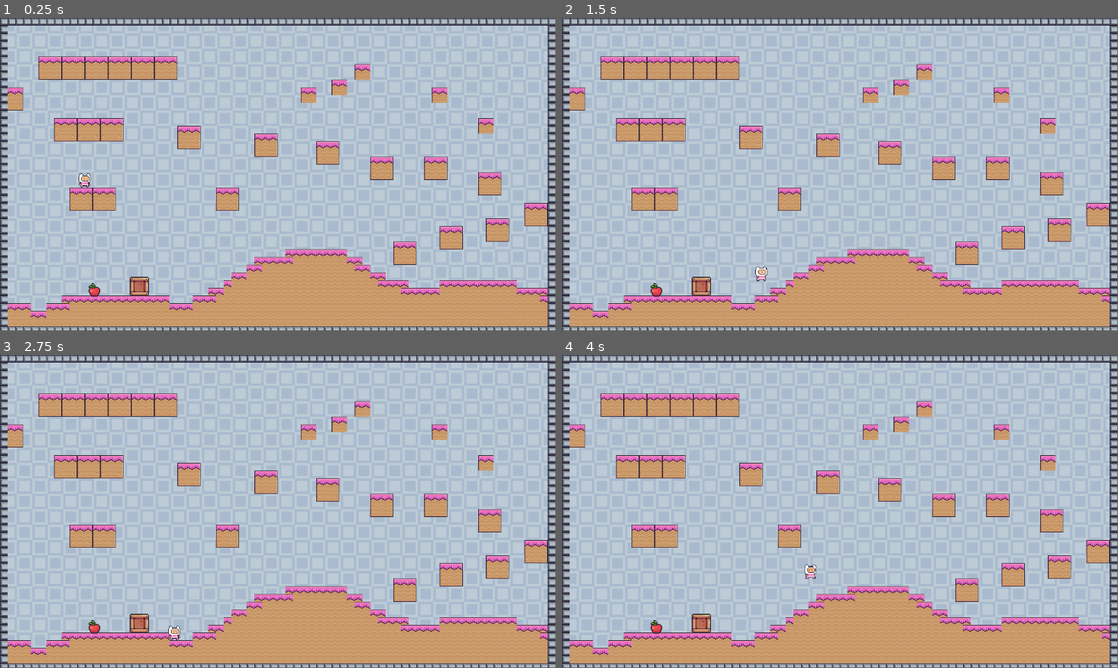
Above: before the commit, frames 1-4 (two rows, left to right).
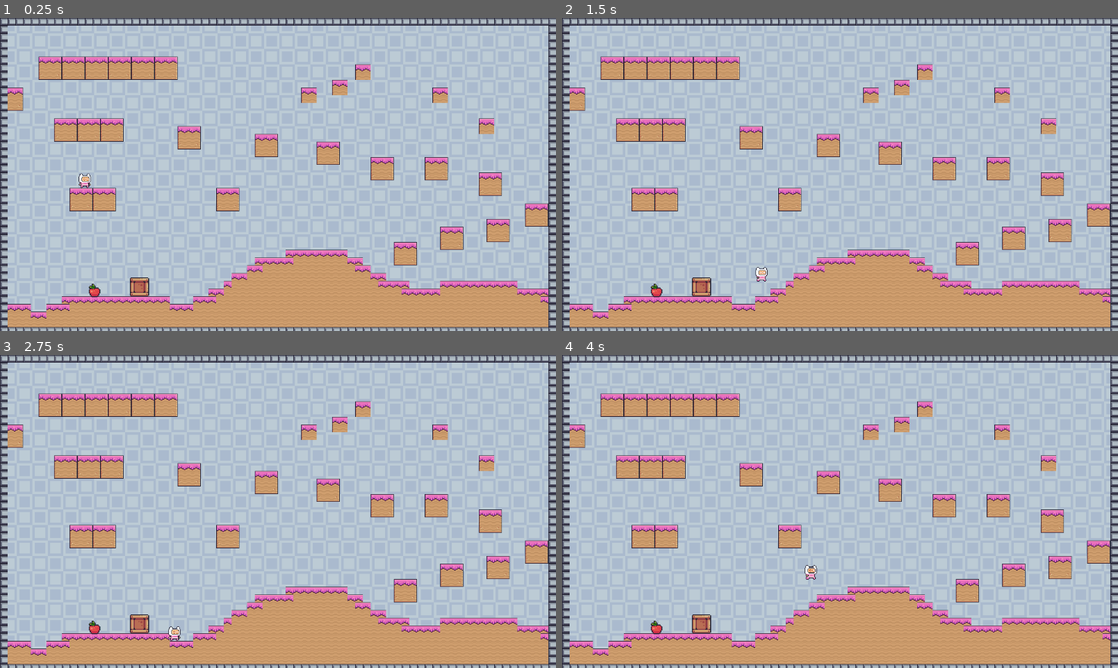
Above: after the commit, the same moments.

Repository: queer-frogs/undercooked
Game: Godot game, scene res://node.tscn
Same seed, same stepped clock (60 frames per second), same inputs: the game is played once before the commit and once after it.
Inputs:
- Up to frame 1 (0.25 s): no input
- Up to frame 2 (1.5 s): tap Enter at 0.5 s; hold Right (right) from 0.53 s (still down); tap E (interact) at 0.6, 1.35 s; tap Space (jump) at 0.77 s
- Up to frame 3 (2.75 s): tap Space (jump) at 1.52 s; release Right (right) at 2.03 s; hold Left (left) from 2.03 s (still down); tap E (interact) at 2.1 s
- Up to frame 4 (4 s): release Left (left) at 2.78 s; hold Right (right) from 2.78 s (still down); tap E (interact) at 2.85, 3.6 s; tap Space (jump) at 3.02, 3.77 s
In our replay, the window is 799x449 before the commit and 800x450 after it. These sizes can differ from the game's own. Grey fills any space a smaller window leaves; there, only what the larger window draws over its background counts as a difference.

The runs differ from the first frame. In frame 1, 5.6% of the frame differs, in the area x 0-100%, y 0-100%; in frame 2, 5.7%; in frame 3, 5.6%; in frame 4, 5.6%.

Commit message:
pick up and drop

Diff:
--- /dev/null
+++ b/Apple.gd
@@ -0,0 +1,38 @@
+extends RigidBody2D
+
+var picked = false
+var player = null
+var just_dropped = false
+
+# Called when the node enters the scene tree for the first time.
+func _ready():
+	pass # Replace with function body.
+
+
+# Called every frame. 'delta' is the elapsed time since the previous frame.
+func _process(delta):
+	if picked == true:
+		self.position = get_node("../CharacterBody2D/PickUpMarker").global_position
+	elif just_dropped:
+		$CollisionShape2D.disabled = false
+		$PickArea/CollisionShape2D.disabled = false
+		apply_central_impulse(Vector2(100,0))
+		just_dropped = false
+
+func _input(event):
+	if Input.is_action_just_pressed("interact"):
+		if picked:
+			# drop
+			picked = false
+			player = null
+			just_dropped = true
+		else:
+			# pick
+			var bodies = $PickArea.get_overlapping_bodies()
+			for body in bodies:
+				if body.name == "CharacterBody2D":
+					player = body
+			if player != null and player.can_pick:
+				picked = true
+				$CollisionShape2D.disabled = true
+				$PickArea/CollisionShape2D.disabled = true
--- /dev/null
+++ b/CaissePomme.gd
@@ -0,0 +1,11 @@
+extends RigidBody2D
+
+
+# Called when the node enters the scene tree for the first time.
+func _ready():
+	pass # Replace with function body.
+
+
+# Called every frame. 'delta' is the elapsed time since the previous frame.
+func _process(delta):
+	pass
--- a/main_character.gd
+++ b/main_character.gd
@@ -7,6 +7,7 @@
 
 # Get the gravity from the project settings to be synced with RigidBody nodes.
 var gravity = ProjectSettings.get_setting("physics/2d/default_gravity")
+var can_pick = true 	# can the player pick and item ?
 
 
 func _physics_process(delta):
--- a/main_character.tscn
+++ b/main_character.tscn
@@ -1,4 +1,3 @@
-
 [gd_scene load_steps=31 format=3 uid="uid://bpykeyknnfm0b"]
 
 [ext_resource type="Texture2D" uid="uid://dagkmdo0gm8j5" path="res://Jump (32x32).png" id="1_3e518"]
@@ -207,3 +206,7 @@
 [node name="CollisionShape2D" type="CollisionShape2D" parent="."]
 position = Vector2(176, 342)
 shape = SubResource("RectangleShape2D_wcmes")
+
+[node name="PickUpMarker" type="Marker2D" parent="."]
+position = Vector2(176, 298)
+rotation = -0.0156681
--- a/node.tscn
+++ b/node.tscn
@@ -1,10 +1,12 @@
-[gd_scene load_steps=28 format=3 uid="uid://byx12llv7aqv1"]
+[gd_scene load_steps=31 format=3 uid="uid://byx12llv7aqv1"]
 
 [ext_resource type="Texture2D" uid="uid://ct4g2y2krmr1c" path="res://Blue.png" id="1_5xulf"]
 [ext_resource type="Texture2D" uid="uid://v06exrj5qf7g" path="res://Terrain (16x16).png" id="2_rmpv8"]
-[ext_resource type="PackedScene" uid="uid://bwrs5le1lotcw" path="res://main_character.tscn" id="3_2jxds"]
+[ext_resource type="PackedScene" uid="uid://bpykeyknnfm0b" path="res://main_character.tscn" id="3_2jxds"]
+[ext_resource type="Script" path="res://CaissePomme.gd" id="4_2m450"]
 [ext_resource type="Texture2D" uid="uid://bmw40u13l6dwp" path="res://assets_temporaires/Items/Fruits/Apple.png" id="4_45shc"]
 [ext_resource type="Texture2D" uid="uid://1ifrr7so20dj" path="res://assets_temporaires/Items/Boxes/Box1/Idle.png" id="4_ymlea"]
+[ext_resource type="Script" path="res://Apple.gd" id="6_5m86r"]
 
 [sub_resource type="TileSetAtlasSource" id="TileSetAtlasSource_dbib4"]
 texture = ExtResource("2_rmpv8")
@@ -595,6 +597,9 @@
 "speed": 10.0
 }]
 
+[sub_resource type="CircleShape2D" id="CircleShape2D_e0d4r"]
+radius = 10.0499
+
 [node name="Node" type="Node"]
 
 [node name="TextureRect" type="TextureRect" parent="."]
@@ -602,7 +607,7 @@
 anchor_right = 1.005
 anchor_bottom = 1.015
 offset_left = 3.0
-offset_right = -4.76001
+offset_right = -4.75999
 offset_bottom = -10.7201
 grow_horizontal = 2
 grow_vertical = 2
@@ -619,6 +624,7 @@
 
 [node name="CaissePomme" type="RigidBody2D" parent="."]
 position = Vector2(289, 567)
+script = ExtResource("4_2m450")
 
 [node name="CollisionShape2D" type="CollisionShape2D" parent="CaissePomme"]
 position = Vector2(0.25, -11.25)
@@ -632,8 +638,10 @@
 
 [node name="Apple" type="RigidBody2D" parent="."]
 position = Vector2(196, 563)
+script = ExtResource("6_5m86r")
 
 [node name="CollisionShape2D" type="CollisionShape2D" parent="Apple"]
+visible = false
 shape = SubResource("CircleShape2D_lvl6y")
 
 [node name="sprite" type="AnimatedSprite2D" parent="Apple"]
@@ -642,3 +650,9 @@
 sprite_frames = SubResource("SpriteFrames_3lwmi")
 animation = &"idle"
 frame_progress = 0.612328
+
+[node name="PickArea" type="Area2D" parent="Apple"]
+
+[node name="CollisionShape2D" type="CollisionShape2D" parent="Apple/PickArea"]
+rotation = -0.0236673
+shape = SubResource("CircleShape2D_e0d4r")
--- a/project.godot
+++ b/project.godot
@@ -14,6 +14,10 @@
 run/main_scene="res://node.tscn"
 config/features=PackedStringArray("4.2", "Mobile")
 config/icon="res://icon.svg"
+
+[display]
+
+window/stretch/mode="viewport"
 
 [input]
 
